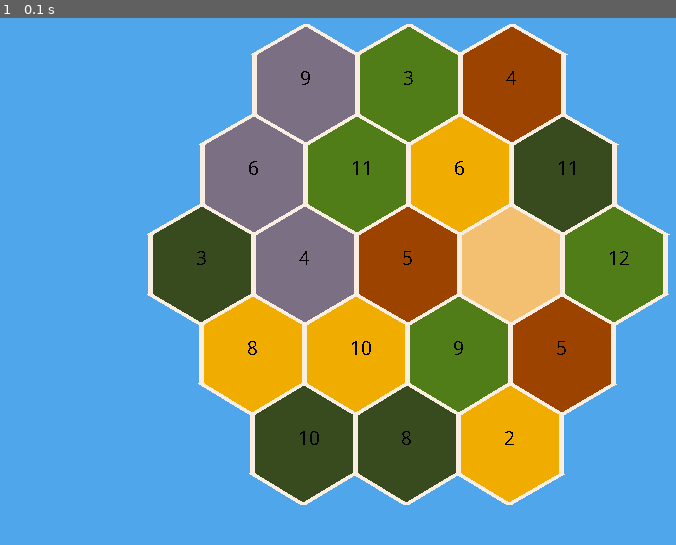
Above: before the commit, frame 1.
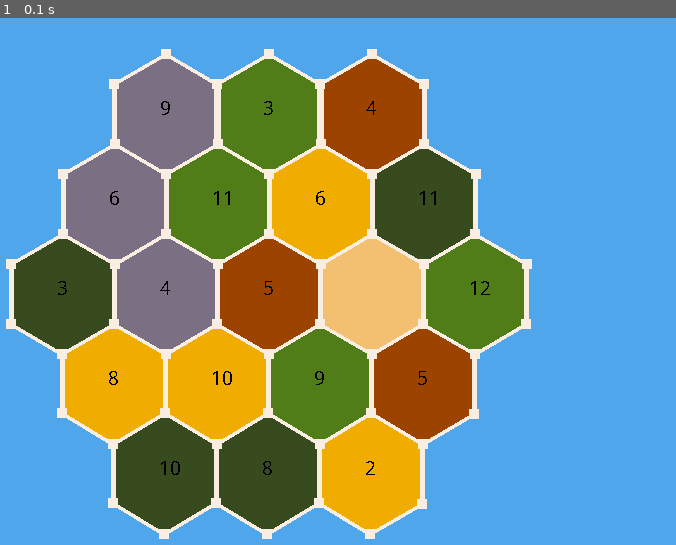
Above: after the commit, the same moment.

Repository: nathan-cain15/pygame-catan
Game: pygame game, started from testing.py
Same seed, same stepped clock (60 frames per second), same inputs: the game is played once before the commit and once after it.
Inputs:
- Up to frame 1 (0.1 s): no input

The runs differ from the first frame. In frame 1, 67% of the frame differs, in the area x 0-100%, y 1-99%.

Commit message:
tried starting to implement the main game loop but is not going too well

Diff:
--- a/__init__.py
+++ b/__init__.py
@@ -0,0 +1,4 @@
+from .classes import Edge
+from .classes import Tile
+from .classes import Vertice
+from .classes import Player
--- a/classes.py
+++ b/classes.py
@@ -66,3 +66,33 @@
             y2 = self.y1
         if (x1-3 <= mouse[0] and mouse[0] <= x2+3 ) and (y1 <= mouse[1] and mouse[1] <= y2) and click[0] == True:
             return True
+
+class Player:
+    def __init__(self, color):
+        self.color = color
+        self.victoryPoints = 0
+        self.roads = []
+        self.buildings = []
+
+
+class Building:
+    def __init__(self, tile, player):
+        self.tile = tile
+        self.player = player
+
+class Road:
+    def __init__(self, edge, player):
+        self.edge = edge
+        self.player = player
+
+class Game:
+    def __init__(self, tiles, edges, vertices, mouse, click):
+        self.tiles = tiles
+        self.edges = edges
+        self.vertices = vertices
+        self.mouse = mouse
+        self.click = click
+
+    def startGame(self, player1, player2, player3, player4):
+        pressedVert = verticesPressed(self.vertices, self.mouse, self.click)
+        player1.buildings.append(Building(pressedVert, player1))
--- a/testing.py
+++ b/testing.py
@@ -1,11 +1,6 @@
 import math
 import random
-
 import pygame
-
-from classes import Edge
-from classes import Tile
-from classes import Vertice
 
 pygame.init()
 root = pygame.display.set_mode((900, 600))
@@ -19,6 +14,119 @@
 tan = (243, 192, 114)
 white = (249, 238, 225)
 black = (0, 0, 0)
+playerRed = (196, 34, 23)
+playerBlue = (1, 102, 145)
+playerBrown = (161, 106, 92)
+playerOrange = (236, 102, 7)
+
+class Tile:
+    def __init__(self, color, x, y, number, points):
+        self.color = color
+        self.x = x
+        self.y = y
+        self.number = number
+        self.points = points
+
+    def draw(self, surface, color):
+        pts = []
+        for i in self.points:
+            pts.append(i)
+
+        pygame.draw.polygon(surface, color, pts)
+
+    def getThePoints(self, surface, color, tiltAngle, x, y, radius):
+        pts = []
+        for i in range(6):
+            x = x + radius * math.cos(tiltAngle + math.pi * 2 * i / 6)
+            y = y + radius * math.sin(tiltAngle + math.pi * 2 * i / 6)
+            pts.append([int(x), int(y)])
+        return pts
+    def getCenter(self, sidelength):
+        pointX = self.points[1][0]
+        pointY = self.points[0][1] + int(sidelength/2)
+        return [pointX, pointY]
+
+
+class Vertice:
+    def __init__(self, x, y, width, height):
+        self.x = x
+        self.y = y
+        self.width = width
+        self.height = height
+
+    def draw(self, surface, color):
+        pygame.draw.rect(surface, color, (self.x - (self.width / 2), self.y - (self.height / 2), self.width, self.height))
+
+    def pressed(self, mouse, click):
+        if (self.x - (self.width / 2) <= mouse[0] and mouse[0] <= self.x - (self.width / 2) + self.width) and (self.y - (self.height / 2) <= mouse[1] and mouse[1] <= self.y - (self.height / 2) + self.height) and click[0] == True:
+            return True
+        return False
+
+class Edge:
+    def __init__(self, x1, y1, x2, y2):
+        self.x1 = x1
+        self.y1 = y1
+        self.x2 = x2
+        self.y2 = y2
+    def pressed(self, mouse, click):
+        if self.x1 <= self.x2:
+            x1 = self.x1
+            x2 = self.x2
+        else:
+            x1 = self.x2
+            x2 = self.x1
+        if self.y1 <= self.y2:
+            y1 = self.y1
+            y2 = self.y2
+        else:
+            y1 = self.y2
+            y2 = self.y1
+        if (x1-3 <= mouse[0] and mouse[0] <= x2+3 ) and (y1 <= mouse[1] and mouse[1] <= y2) and click[0] == True:
+            return True
+
+class Player:
+    def __init__(self, color):
+        self.color = color
+        self.victoryPoints = 0
+        self.roads = []
+        self.buildings = []
+
+
+class Building:
+    def __init__(self, tile, player):
+        self.tile = tile
+        self.player = player
+
+class Road:
+    def __init__(self, edge, player):
+        self.edge = edge
+        self.player = player
+
+class Game:
+    def __init__(self, tiles, edges, vertices, mouse, click):
+        self.tiles = tiles
+        self.edges = edges
+        self.vertices = vertices
+        self.mouse = mouse
+        self.click = click
+
+    def startGame(self, players, num):
+        if num == 0:
+            pressedVert = verticesPressed(self.vertices, self.mouse, self.click)
+            if pressedVert != None:
+                players
+
+
+
+        notPressed = True
+        while notPressed:
+            pressedVert = verticesPressed(self.vertices, self.mouse, self.click)
+            if pressedVert != None:
+                notPressed = False
+        player1.buildings.append(Building(pressedVert, player1))
+        print(len(player1.buildings))
+
+
 
 
 def getPoints(tiltAngle, x, y, radius):
@@ -201,16 +309,17 @@
         root.blit(textsurface, (tile.x + (diagonal/2 - 5), tile.y - sidelength + 10))
 
 def verticesPressed(vertices, mouse, click):
-    for i in vertices:
-        clicked = i.pressed(mouse, click)
+    for vert in vertices:
+        clicked = vert.pressed(mouse, click)
         if clicked:
-            print("yes")
+            return vert
+
 
 def edgesPressed(edges, mouse, click):
-    for i in edges:
-        clicked = i.pressed(mouse, click)
+    for edge in edges:
+        clicked = edge.pressed(mouse, click)
         if clicked:
-            print("yes")
+            return edge
 
 def tilePressed(tiles, mouse, click):
     centers = []
@@ -225,12 +334,16 @@
             if distance < shortestDistance:
                 shortestDistance = distance
                 tile = tiles[centers.index(center)]
-        print(tile.color)
-
-
-
-
-
+        return tile
+
+
+
+
+
+
+
+
+sideLength = 60
 first = True
 run = True
 while run:
@@ -240,22 +353,29 @@
             exit()
 
     root.fill(blue)
-
-    sideLength = 60
+    mouse = pygame.mouse.get_pos()
+    click = pygame.mouse.get_pressed()
+
+
     if first == True:
-        tiles = makeTiles(60, 100, sideLength)
+        tiles = makeTiles(-80, 130, sideLength)
         vertices = makeVertices(tiles, 10, 10)
         edges = makeEdges(tiles)
+        player1 = Player(playerBlue)
+        player2 = Player(playerBrown)
+        player3 = Player(playerOrange)
+        player4 = Player(playerRed)
+        game = Game(tiles, edges, vertices, mouse, click)
+        number = 0
         first = False
 
     drawTiles(tiles, sideLength)
     drawNumbers(tiles, sideLength)
-    #drawVertices(vertices)
+    drawVertices(vertices)
     drawEdges(edges)
 
-    mouse = pygame.mouse.get_pos()
-    click = pygame.mouse.get_pressed()
-
-    #edgesPressed(edges, mouse, click)
-    tilePressed(tiles, mouse, click)
+    players = [player1, player2, player3, player4]
+
+
+
     pygame.display.flip()
